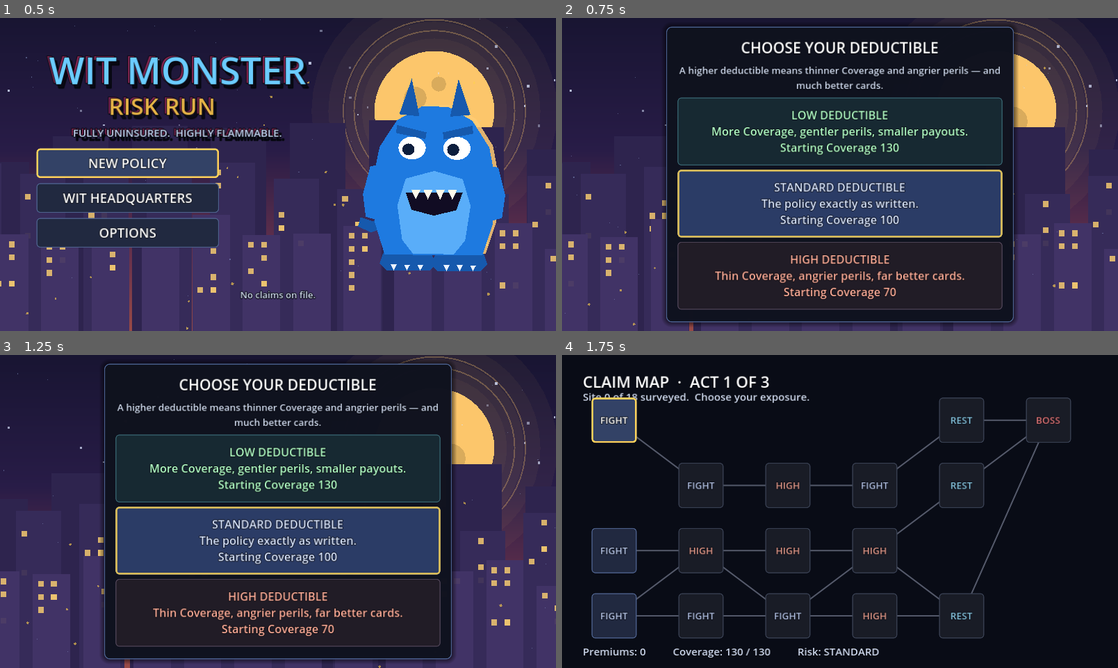
Above: before the commit, frames 1-4 (two rows, left to right).
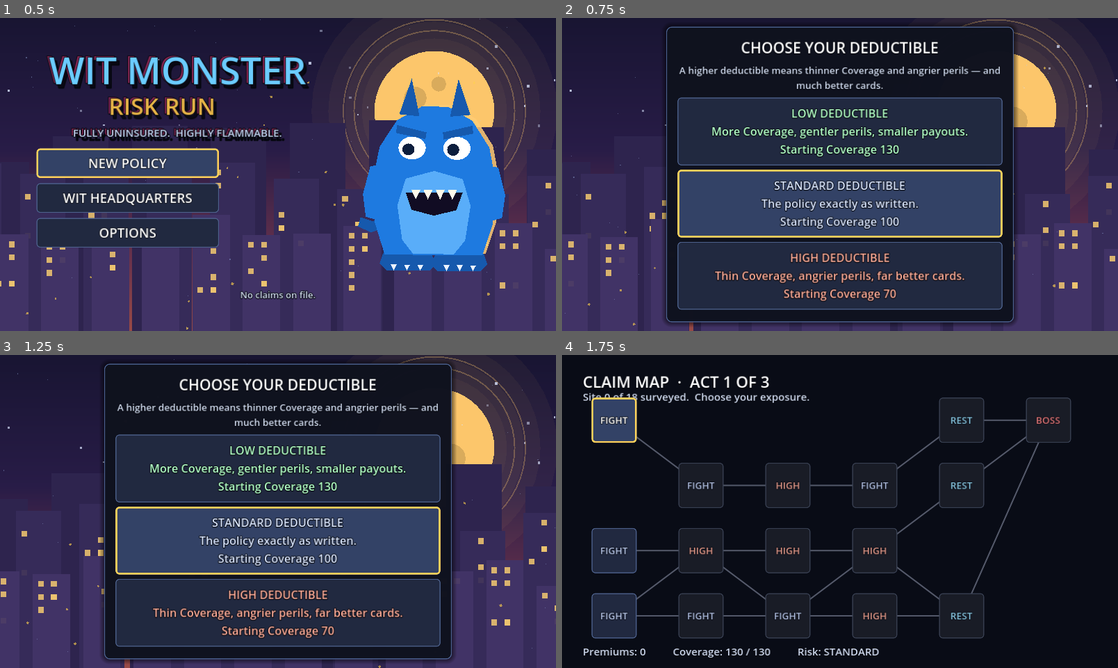
Above: after the commit, the same moments.

Repository: Yothisislogan/WIT-Monster-Risk-Run
Game: Godot game, scene res://scenes/title.tscn
The game is run twice, just before and just after one commit, with the same random seed, the same clock (stepped at 60 frames per second) and the same inputs.
Inputs:
- Up to frame 1 (0.5 s): no input
- Up to frame 2 (0.75 s): click "NEW POLICY" at 0.5 s
- Up to frame 3 (1.25 s): no input
- Up to frame 4 (1.75 s): click "LOW DEDUCTIBLE More Coverage,…" at 1.25 s

Frame 1 is identical in both runs. In frame 2, 14% of the frame differs, in the area x 20-80%, y 25-94%; in frame 3, 14%; in frame 4, nothing differs.

Commit message:
Put the text back on the buttons: Button.autowrap_mode does not exist in 4.3
This is why the cards are blank, and it is why the insurance selector was
blank, and it is the same bug both times.

Button.autowrap_mode arrived in Godot 4.4. This project pins 4.3. Assigning a
property an object does not have is not a parse error and not a warning — it
raises at RUNTIME and aborts the rest of the function. Five builders were
written in this order:

    button.autowrap_mode = TextServer.AUTOWRAP_WORD_SMART
    button.add_theme_font_size_override("font_size", 22)
    ...
    button.text = "\n".join(lines)

so the text assignment never ran. Every Policy Card, the PATCH UP option,
every deductible, every site option and every Headquarters upgrade row was
built, sized, styled, focusable and clickable, and completely empty. Fixing
the theme last commit gave those boxes their surfaces back, which is why the
latest screenshot shows four handsome blank cards instead of one blank
outline: the surfaces were a real bug, but they were never the reason the text
was missing.

Captions now live in a Label child (scripts/ui/wrapped_button.gd). That fixes
it properly rather than by dropping the wrapping — Label has had autowrap
forever, handles the explicit newlines these captions are built from, and
keeps working when the project moves to 4.4. State colours moved onto the
caption at the same time, which is where they belonged anyway: modulate would
fade the box and its border along with the text.

check_godot_api.py now fails on autowrap_mode assigned to anything that is not
a Label, naming the version and the reason. Verified by putting the line back.

What this one cost is worth writing down. Seventeen checkers were green
through every one of these commits. The CI parse gate was green. The bug was
invisible to all of it because nothing in this repository knew which
properties exist on which engine class in which version — check_godot_api knew
about members that COLLIDE with the engine, and nothing knew about members
that are absent from it. Those are the same class of mistake seen from two
sides, and only one side was covered.

Co-Authored-By: Claude Opus 5 <noreply@anthropic.com>
Claude-Session: https://claude.ai/code/session_01KL9N9RcnY6sMebCLjmzeUt

Diff:
--- a/scripts/ui/headquarters_panel.gd
+++ b/scripts/ui/headquarters_panel.gd
@@ -52,10 +52,8 @@
 	var current := Headquarters.rank(id)
 	var maximum := int(upgrade["ranks"])
 	var cost := Headquarters.next_cost(id)
-	var button := Button.new()
+	var button := WrappedButton.make(23)
 	button.custom_minimum_size = Vector2(0, 156)
-	button.autowrap_mode = TextServer.AUTOWRAP_WORD_SMART
-	button.add_theme_font_size_override("font_size", 23)
 
 	var head := String(upgrade["title"])
 	if maximum > 1:
@@ -64,16 +62,17 @@
 		head += "   [OWNED]"
 	if cost >= 0:
 		head += "        %d FILES" % cost
-	button.text = "%s\n%s\n%s" % [head, String(upgrade["effect"]), String(upgrade["blurb"])]
+	WrappedButton.caption(button, "%s\n%s\n%s" % [
+		head, String(upgrade["effect"]), String(upgrade["blurb"])])
 
 	var affordable := Headquarters.can_buy(id)
 	button.disabled = not affordable
 	if cost < 0:
-		button.modulate = Color(0.6, 1.0, 0.7)          # maxed out
+		WrappedButton.tint(button, Color(0.6, 1.0, 0.7))          # maxed out
 	elif affordable:
-		button.modulate = Color(1, 1, 1)
+		WrappedButton.tint(button, Color(1, 1, 1))
 	else:
-		button.modulate = Color(0.55, 0.55, 0.62)
+		WrappedButton.tint(button, Color(0.55, 0.55, 0.62))
 	button.pressed.connect(_on_buy.bind(id))
 	return button
 
--- a/scripts/ui/hud.gd
+++ b/scripts/ui/hud.gd
@@ -393,18 +393,17 @@
 	if GameManager.coverage >= GameManager.max_coverage:
 		return null
 	var cost := PATCH_COST
-	var button := Button.new()
+	var button := WrappedButton.make(22)
 	button.size_flags_horizontal = Control.SIZE_EXPAND_FILL
 	button.custom_minimum_size = Vector2(0, 480)
-	button.autowrap_mode = TextServer.AUTOWRAP_WORD_SMART
-	button.add_theme_font_size_override("font_size", 22)
 	var affordable := GameManager.currency >= cost
-	button.text = "\n".join([
+	WrappedButton.caption(button, "\n".join([
 		"PATCH UP", "",
 		"Restore %d Coverage instead of taking an endorsement." % PATCH_HEAL,
-		"", "COST: %d PREMIUMS" % cost])
+		"", "COST: %d PREMIUMS" % cost]))
 	button.disabled = not affordable
-	button.modulate = Color(0.6, 1.0, 0.7) if affordable else Color(0.5, 0.5, 0.5)
+	WrappedButton.tint(button,
+		Color(0.6, 1.0, 0.7) if affordable else Color(0.62, 0.65, 0.72))
 	button.pressed.connect(_on_patch_picked)
 	return button
 
@@ -420,19 +419,18 @@
 
 
 func _build_card_button(card: PolicyCard) -> Button:
-	var button := Button.new()
+	var button := WrappedButton.make(22)
 	button.size_flags_horizontal = Control.SIZE_EXPAND_FILL
 	button.custom_minimum_size = Vector2(0, 480)
-	button.autowrap_mode = TextServer.AUTOWRAP_WORD_SMART
-	button.add_theme_font_size_override("font_size", 22)
 	var lines := [card.title.to_upper(), "", card.text]
 	if card.is_exclusion:
 		lines.append("")
 		lines.append("EXCLUSION — " + card.downside)
 	lines.append("")
 	lines.append("%s · %s" % [card.category.to_upper(), card.rarity_name()])
-	button.text = "\n".join(lines)
-	button.modulate = Color(1.0, 0.72, 0.55) if card.is_exclusion else card.rarity_color()
+	WrappedButton.caption(button, "\n".join(lines))
+	WrappedButton.tint(button,
+		Color(1.0, 0.72, 0.55) if card.is_exclusion else card.rarity_color())
 	button.pressed.connect(_on_card_picked.bind(card.id))
 	return button
 
--- a/scripts/ui/site_panel.gd
+++ b/scripts/ui/site_panel.gd
@@ -59,20 +59,19 @@
 
 
 func _build_option_button(option: Dictionary) -> Button:
-	var button := Button.new()
+	var button := WrappedButton.make(24)
 	button.custom_minimum_size = Vector2(0, 112)
-	button.autowrap_mode = TextServer.AUTOWRAP_WORD_SMART
-	button.add_theme_font_size_override("font_size", 24)
 	var cost := int(option.get("cost", 0))
 	var affordable := SiteDb.affordable(option)
 	var head := String(option.get("label", "OPTION"))
 	if cost > 0:
 		head += "        %d PREMIUMS" % cost
-	button.text = "%s\n%s" % [head, String(option.get("detail", ""))]
+	WrappedButton.caption(button, "%s\n%s" % [head, String(option.get("detail", ""))])
 	button.disabled = not affordable
 	# Cost is stated on the button and greying is doubled by the disabled
 	# state, so affordability never depends on reading a colour (§7).
-	button.modulate = Color(1, 1, 1) if affordable else Color(0.55, 0.55, 0.6)
+	WrappedButton.tint(button,
+		Color(1, 1, 1) if affordable else Color(0.62, 0.65, 0.72))
 	button.pressed.connect(_on_option_pressed.bind(option))
 	return button
 
--- a/scripts/ui/title_screen.gd
+++ b/scripts/ui/title_screen.gd
@@ -136,19 +136,17 @@
 		child.queue_free()
 	for key in ["low", "standard", "high"]:
 		var preset: Dictionary = GameManager.DEDUCTIBLES[key]
-		var button := Button.new()
+		var button := WrappedButton.make(26)
 		button.custom_minimum_size = Vector2(0, 156)
-		button.autowrap_mode = TextServer.AUTOWRAP_WORD_SMART
-		button.add_theme_font_size_override("font_size", 26)
-		button.text = "%s\n%s\nStarting Coverage %d" % [
-			preset["label"], preset["blurb"], int(preset["coverage"])]
+		WrappedButton.caption(button, "%s\n%s\nStarting Coverage %d" % [
+			preset["label"], preset["blurb"], int(preset["coverage"])])
 		match key:
 			"low":
-				button.modulate = Color(0.7, 1.0, 0.78)
+				WrappedButton.tint(button, Color(0.7, 1.0, 0.78))
 			"high":
-				button.modulate = Color(1.0, 0.68, 0.6)
+				WrappedButton.tint(button, Color(1.0, 0.68, 0.6))
 			_:
-				button.modulate = Color(0.85, 0.9, 1.0)
+				WrappedButton.tint(button, Color(0.85, 0.9, 1.0))
 		button.pressed.connect(_on_deductible_picked.bind(key))
 		deductible_rows.add_child(button)
 
--- /dev/null
+++ b/scripts/ui/wrapped_button.gd
@@ -0,0 +1,70 @@
+class_name WrappedButton
+extends RefCounted
+## A Button whose caption is a child Label, because Button cannot wrap text.
+##
+## `Button.autowrap_mode` does not exist in Godot 4.3 — it arrived in 4.4 — and
+## assigning an unknown property at runtime raises an error that ABORTS THE
+## REST OF THE FUNCTION. Five builders in this project were written as
+##
+##     button.autowrap_mode = TextServer.AUTOWRAP_WORD_SMART
+##     button.add_theme_font_size_override("font_size", 22)
+##     ...
+##     button.text = "\n".join(lines)
+##
+## so the text assignment never ran, and every Policy Card, deductible, site
+## option and Headquarters upgrade row shipped as a blank box. Nothing failed
+## loudly: the buttons were there, sized, styled, focusable and clickable —
+## just empty. The player reported the card draft and the insurance selector as
+## blank screens, twice, and both were this.
+##
+## A Label child fixes it properly rather than by dropping the wrapping: Label
+## has had autowrap since forever, handles the explicit newlines these captions
+## are built from, and keeps working when the project moves to 4.4.
+##
+## tools/check_godot_api.py now fails on `autowrap_mode` assigned to anything
+## that is not a Label, so the shape cannot come back.
+
+## Matches the content margins on the themed button box in
+## assets/ui/theme.tres, so the caption sits inside the border rather than
+## under it. Kept here rather than read from the theme because a Label child of
+## a non-Container Control is positioned by anchors, not by the stylebox.
+const INSET := Vector2(14.0, 10.0)
+
+
+## A button whose caption wraps. Set the caption with caption() — assigning
+## `button.text` directly would draw a second, unwrapped copy over this one.
+static func make(font_size: int, wrap: bool = true) -> Button:
+	var button := Button.new()
+	var label := Label.new()
+	label.name = "Caption"
+	label.set_anchors_preset(Control.PRESET_FULL_RECT)
+	label.offset_left = INSET.x
+	label.offset_top = INSET.y
+	label.offset_right = -INSET.x
+	label.offset_bottom = -INSET.y
+	label.horizontal_alignment = HORIZONTAL_ALIGNMENT_CENTER
+	label.vertical_alignment = VERTICAL_ALIGNMENT_CENTER
+	if wrap:
+		label.autowrap_mode = TextServer.AUTOWRAP_WORD_SMART
+	# The Button owns the input; the caption must never eat a tap (§6).
+	label.mouse_filter = Control.MOUSE_FILTER_IGNORE
+	label.add_theme_font_size_override("font_size", font_size)
+	button.add_child(label)
+	return button
+
+
+static func caption(button: Button, text: String) -> void:
+	var label := button.get_node_or_null("Caption") as Label
+	if label != null:
+		label.text = text
+	else:
+		button.text = text      # not one of ours; fall back to the plain button
+
+
+## Tint the caption. Buttons carry their state colour on the text, never on
+## modulate — modulate would fade the whole box including its border, which is
+## the bug tools/check_text_fit.py exists to catch.
+static func tint(button: Button, color: Color) -> void:
+	var label := button.get_node_or_null("Caption") as Label
+	if label != null:
+		label.add_theme_color_override("font_color", color)
Not shown, changed: tools/check_godot_api.py
Not shown, changed: tools/check_text_fit.py
